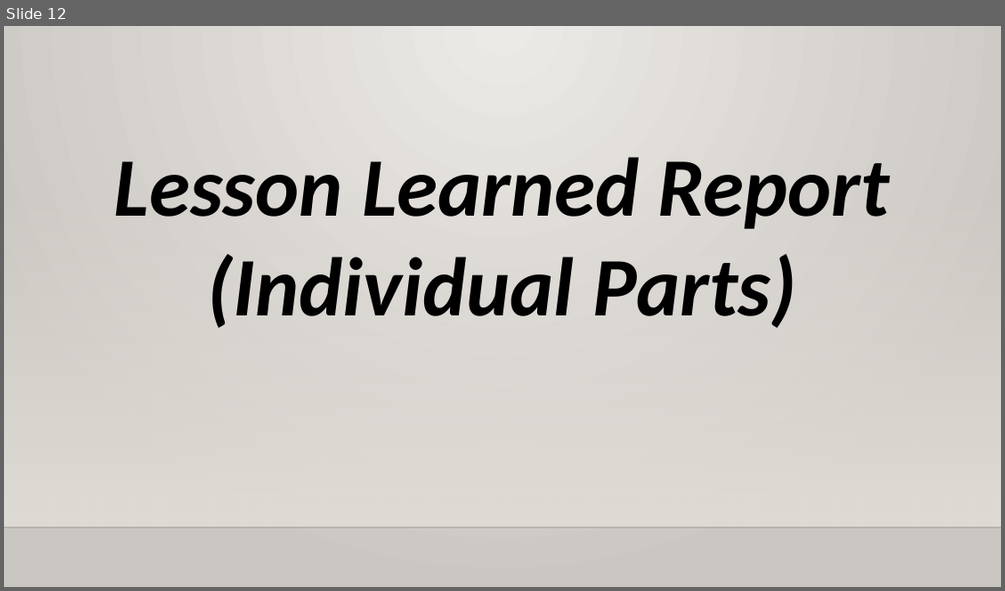
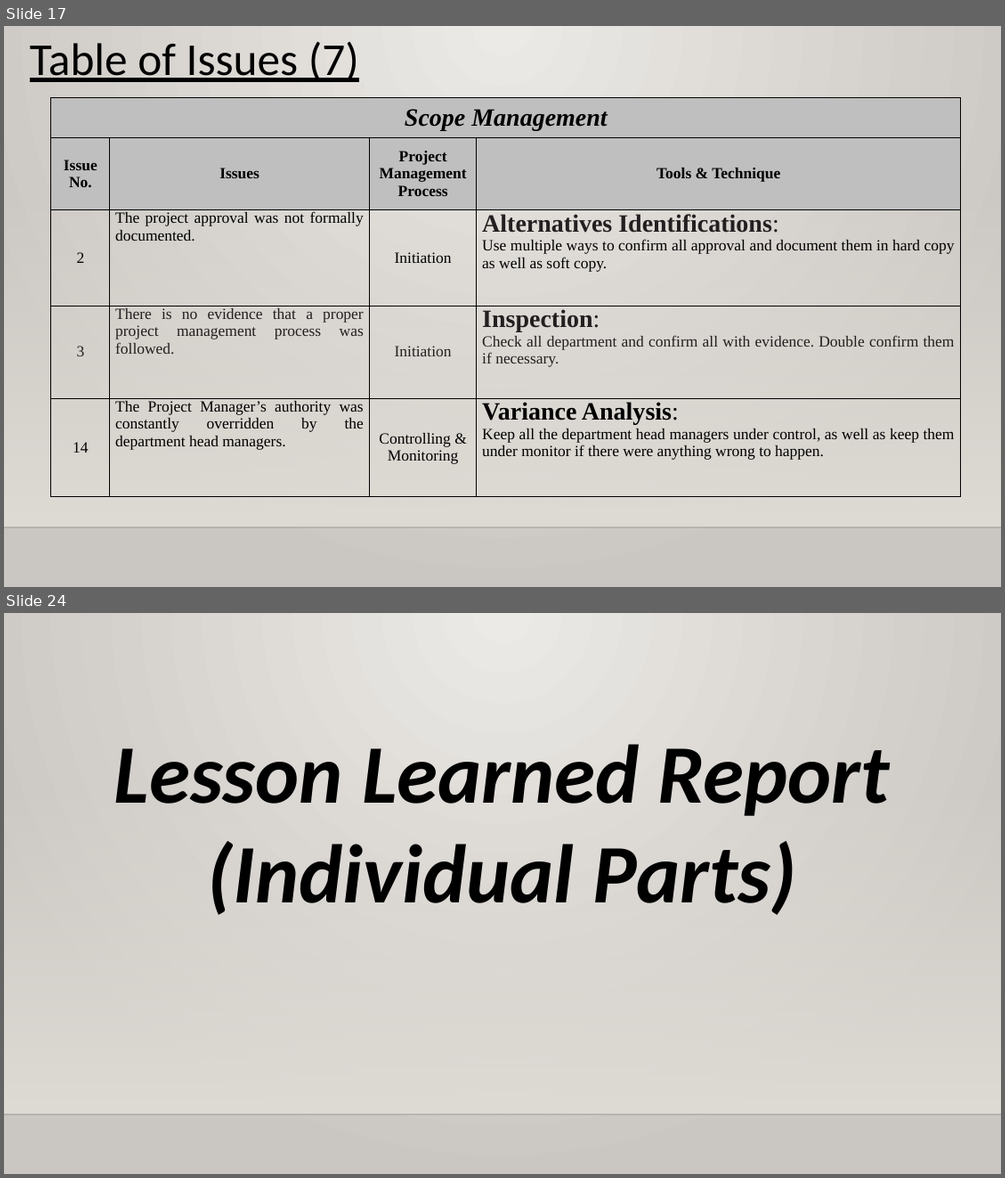
Before and after one commit to XtremisStudio/Project-Management, a slide deck: PRMGT_Presentation_Template.pptx. Shown one above the other, each under a label of ours: slide 12 before the commit, slides 17 and 24 after it; the slides between them are not shown. The pictures are 1005x591 and 1005x1178 pixels, drawn with LibreOffice and Linux fonts; fonts in the diff are those of the drawing; background and template pictures are left out. Boxes give left, top, right and bottom in pixels: in the first picture for what was removed or moved away, otherwise in the second. Text is boxed around its words. In the diff, an @@ line names an element or a change of style, - is before the commit and + after.

```diff
--- a/PRMGT_Presentation_Template.pptx
+++ b/PRMGT_Presentation_Template.pptx
@@ slide 17 added at (4,26,1001,587), background gradient #ECEAE7 to #CAC7C1; not listed: 2 template elements that a slide beside it also shows @@
@@ text added at (30,41,359,82), 44 pt, text #000000, underline @@
+Table of Issues (7)
@@ table added at (51,98,961,496), 5 rows, 4 columns @@
+Scope Management |  |  | 
+Issue No. | Issues | Project Management Process | Tools & Technique
+2 | The project approval was not formally documented. | Initiation | Alternatives Identifications: / Use multiple ways to confirm all approval and document them in hard copy as well as soft copy.
+3 | There is no evidence that a proper project management process was followed. | Initiation | Inspection: / Check all department and confirm all with evidence. Double confirm them if necessary.
+14 | The Project Manager’s authority was constantly overridden by the department head managers. | Controlling & Monitoring | Variance Analysis: / Keep all the department head managers under control, as well as keep them under monitor if there were anything wrong to happen.
@@ what was slide 12 is now slide 24 @@
```
Also in this commit, not shown: 11 slides changed, 14 other slides added, 1 slide removed, 3 other files.
